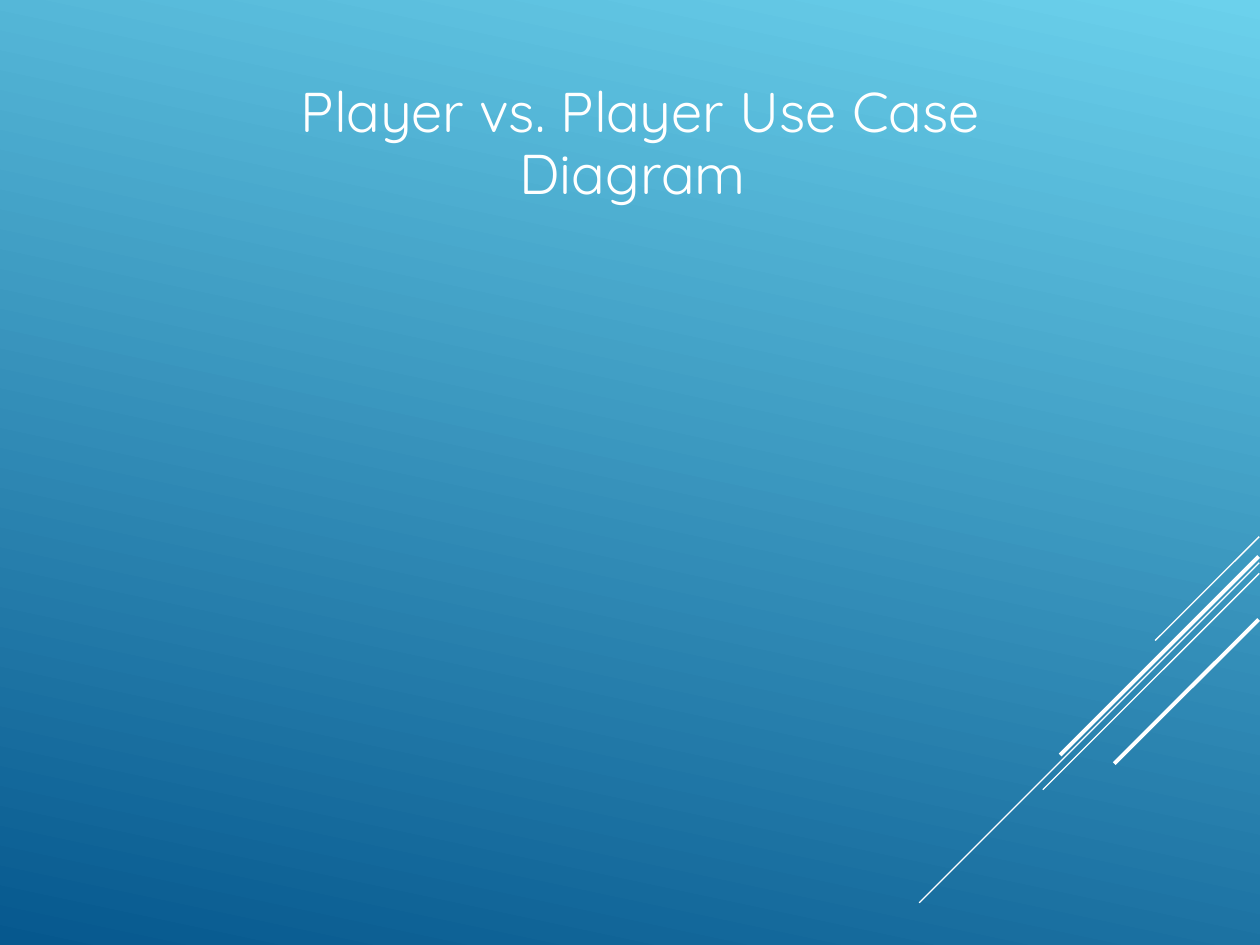
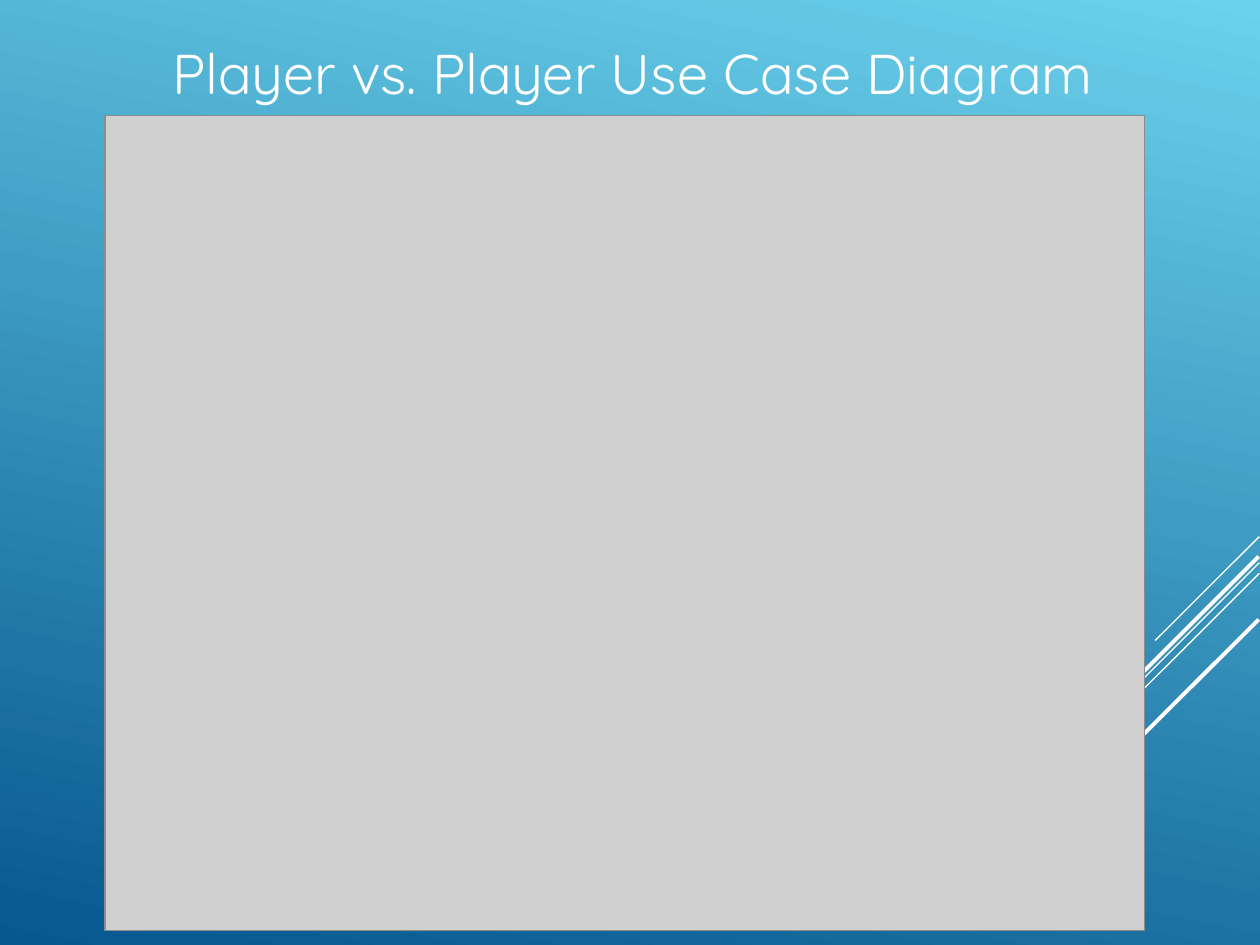
Before and after one commit to Amatarasu/A-Team, a slide deck: slide 21 of Power.Point.Presentation-bk.ppt. Drawn at 1260x945 pixels with LibreOffice and Linux fonts; fonts in the diff are those of the drawing; grey boxes stand for pictures. Boxes give left, top, right and bottom in pixels: in the first picture for what was removed or moved away, otherwise in the second. Text is boxed around its words. In the diff, an @@ line names an element or a change of style, - is before the commit and + after.

Commit message:
added the sequence diagrams to the powerpoint

```diff
--- a/Power.Point.Presentation-bk.ppt
+++ b/Power.Point.Presentation-bk.ppt
@@ title "Player vs. Player Use Case ..." rewrapped from <box>301,90,980,205</box> to <box>172,52,1093,105</box> @@
@@ picture added at <box>105,116,1144,931</box> @@
```
Also in this commit, not shown: 2 other slides changed, 5 slides removed, 6 other files.
